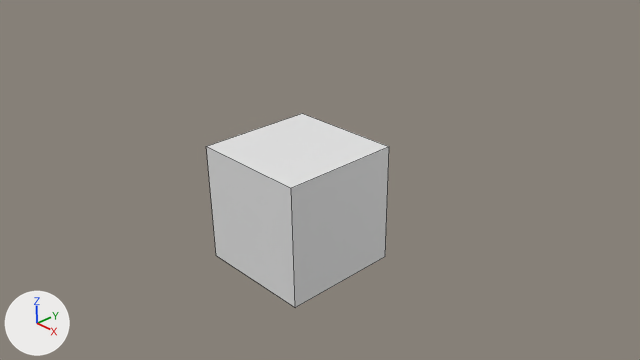
Before and after pictures for a commit that changed the Blender file 2013/20131124-01.blend.
Rendered twice from the file's camera 'Camera'. Every picture has the same lights, and +X, +Y and +Z are marked at lower left. Mesh edges are drawn as thin lines.

The first picture shows '立方体'.
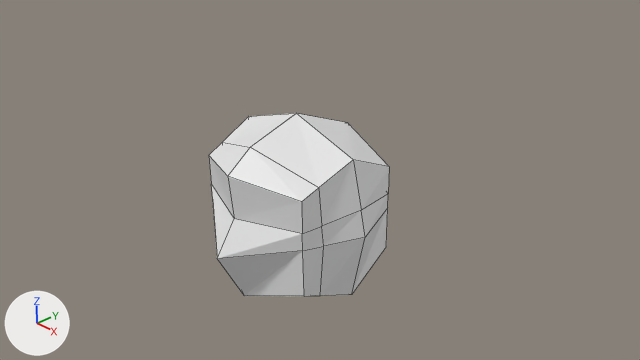
What differs and where, as boxes (x1, y1, x2, y2) in the pictures (640 x 360 px):
'立方体', reshaped, modifiers changed
    before: (206, 114, 389, 307)
    after: (209, 113, 389, 296)

Edits to the bpy script that builds the scene:
```text
Change me_立方体:
    used by ob_立方体; location = (0.0, 0.0, 0.0)
    remove me_立方体.from_pydata(...)  # 8 vertices, 6 faces; spans x -1.0..1.0, y -1.0..1.0, z -1.0..1.0
    add me_立方体.from_pydata(...)  # 28 vertices, 21 faces; spans x 0.0..1.47, y -1.63..1.42, z -1.55..1.55
    me_立方体 part 1: the whole mesh is rebuilt
Change ob_立方体:
    add _m = ob_立方体.modifiers.new('ミラー', 'MIRROR')
```
